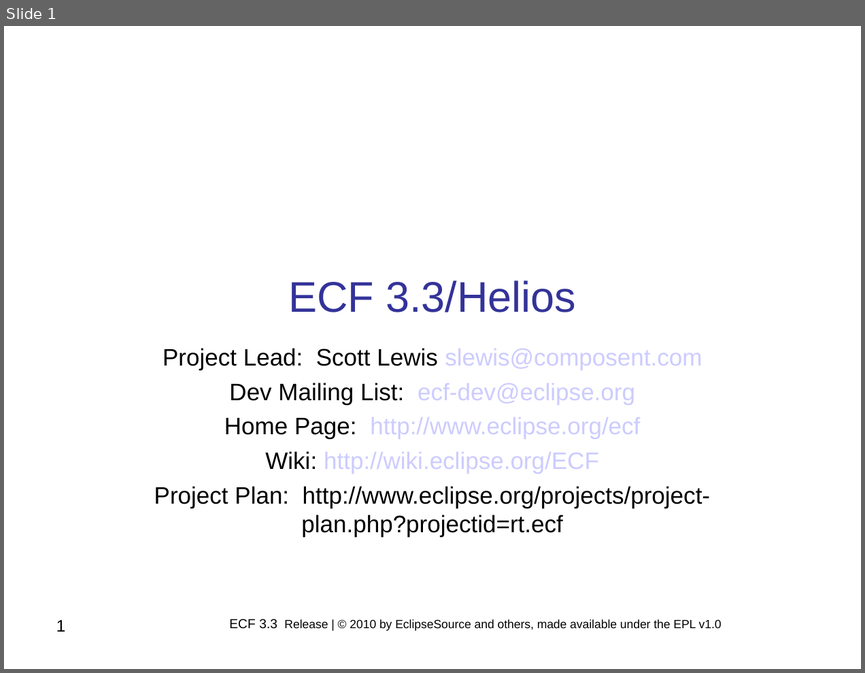
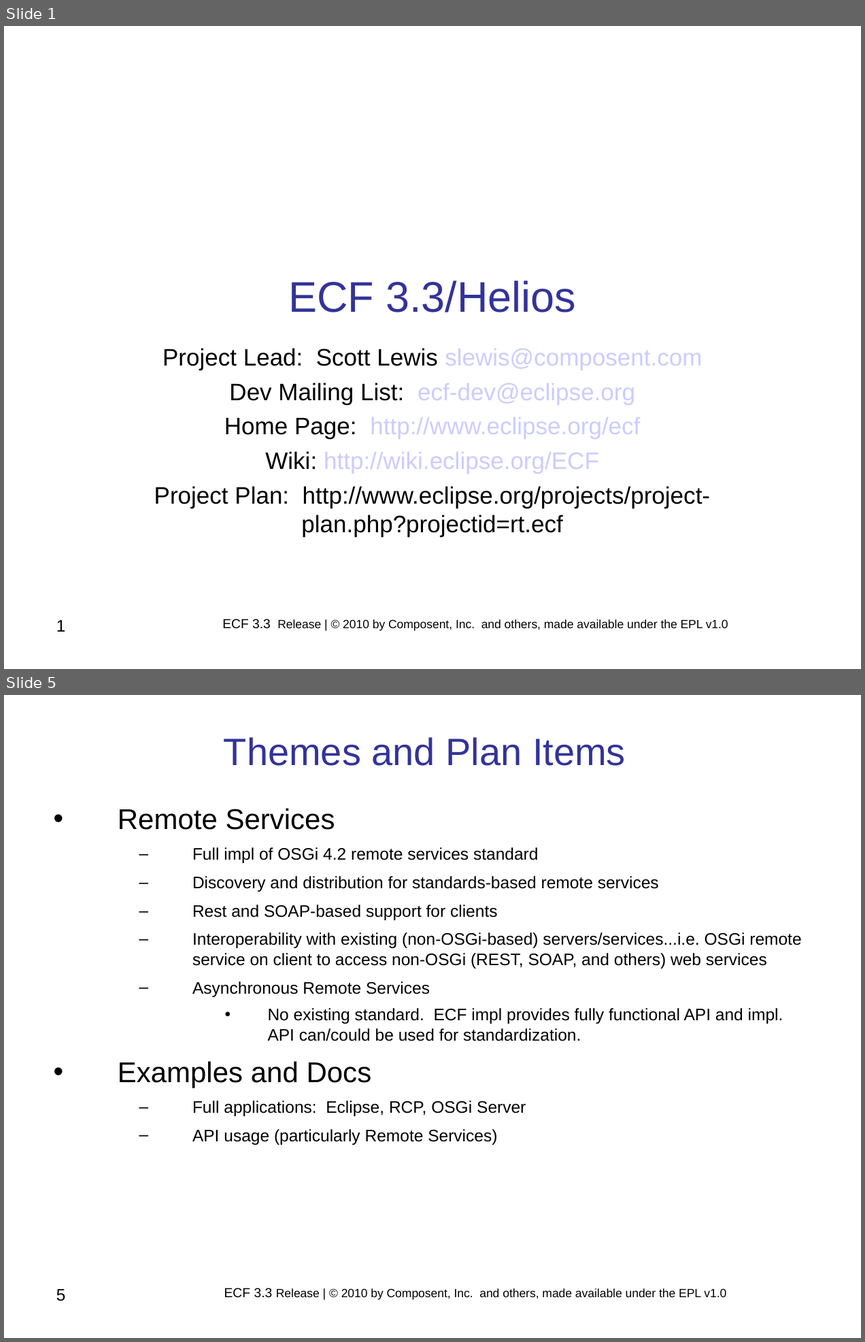
Before and after one commit to eclipse/ecf-website, a slide deck: reviews/ECF_Project_3.3_Release_Review.ppt. Shown one above the other, each under a label of ours: slide 1 before the commit, slides 1 and 5 after it; the slides between them are not shown. The pictures are 865x673 and 865x1342 pixels, drawn with LibreOffice and Linux fonts; fonts in the diff are those of the drawing; background and template pictures are left out. Boxes give left, top, right and bottom in pixels: in the first picture for what was removed or moved away, otherwise in the second. Text is boxed around its words. In the diff, an @@ line names an element or a change of style, - is before the commit and + after.

Commit message:
New ECF 3.3. release materials

```diff
--- a/reviews/ECF_Project_3.3_Release_Review.ppt
+++ b/reviews/ECF_Project_3.3_Release_Review.ppt
@@ slide 5 added at (4,695,861,1338), background #FFFFFF @@
@@ title added at (224,737,626,766), 32 pt, text #333399 @@
+Themes and Plan Items
@@ text added at (118,808,801,1144), 14 pt, text #000000 @@
+• Remote Services
+  – Full impl of OSGi 4.2 remote services standard
+  – Discovery and distribution for standards-based remote services
+  – Rest and SOAP-based support for clients
+  – Interoperability with existing (non-OSGi-based) servers/services...i.e. OSGi remote service on client to access non-OSGi (REST, SOAP, and others) web services
+  – Asynchronous Remote Services
+    • No existing standard. ECF impl provides fully functional API and impl. API can/could be used for standardization.
+• Examples and Docs
+  – Full applications: Eclipse, RCP, OSGi Server
+  – API usage (particularly Remote Services)
@@ page number added at (56,1289,66,1301), 14 pt, text #000000 @@
+5
@@ text added at (224,1287,726,1300), 10 pt, text #000000 @@
+ECF 3.3 Release | © 2010 by Composent, Inc. and others, made available under the EPL v1.0
@@ slide 1 changed as well @@
@@ text at (222,618,728,631): text changed @@
-ECF 3.3 Release | © 2010 by EclipseSource and others, made available under the EPL v1.0
+ECF 3.3 Release | © 2010 by Composent, Inc. and others, made available under the EPL v1.0
```
Also in this commit, not shown: 4 other slides changed, 8 other slides added, 3 slides removed, 3 other files.
